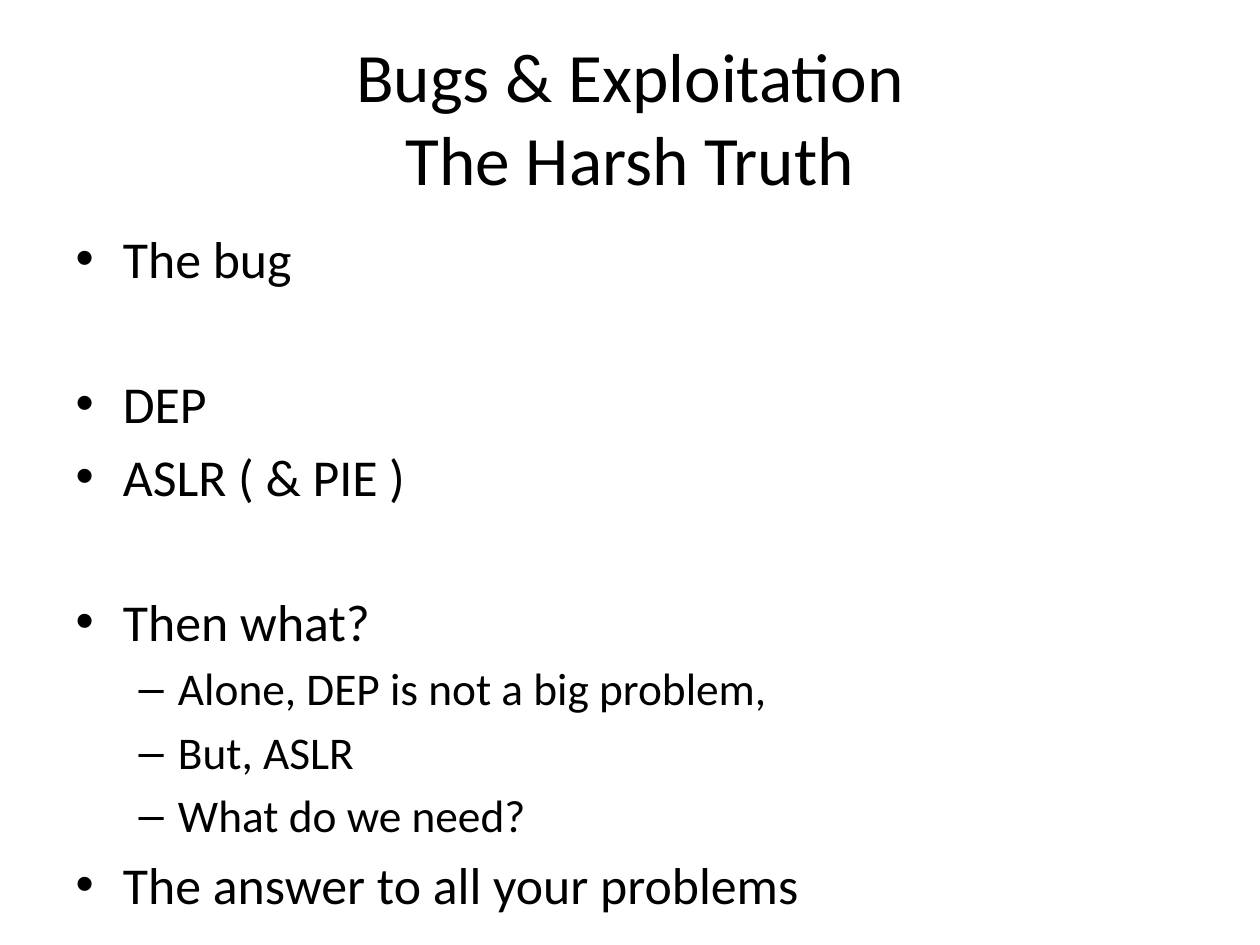
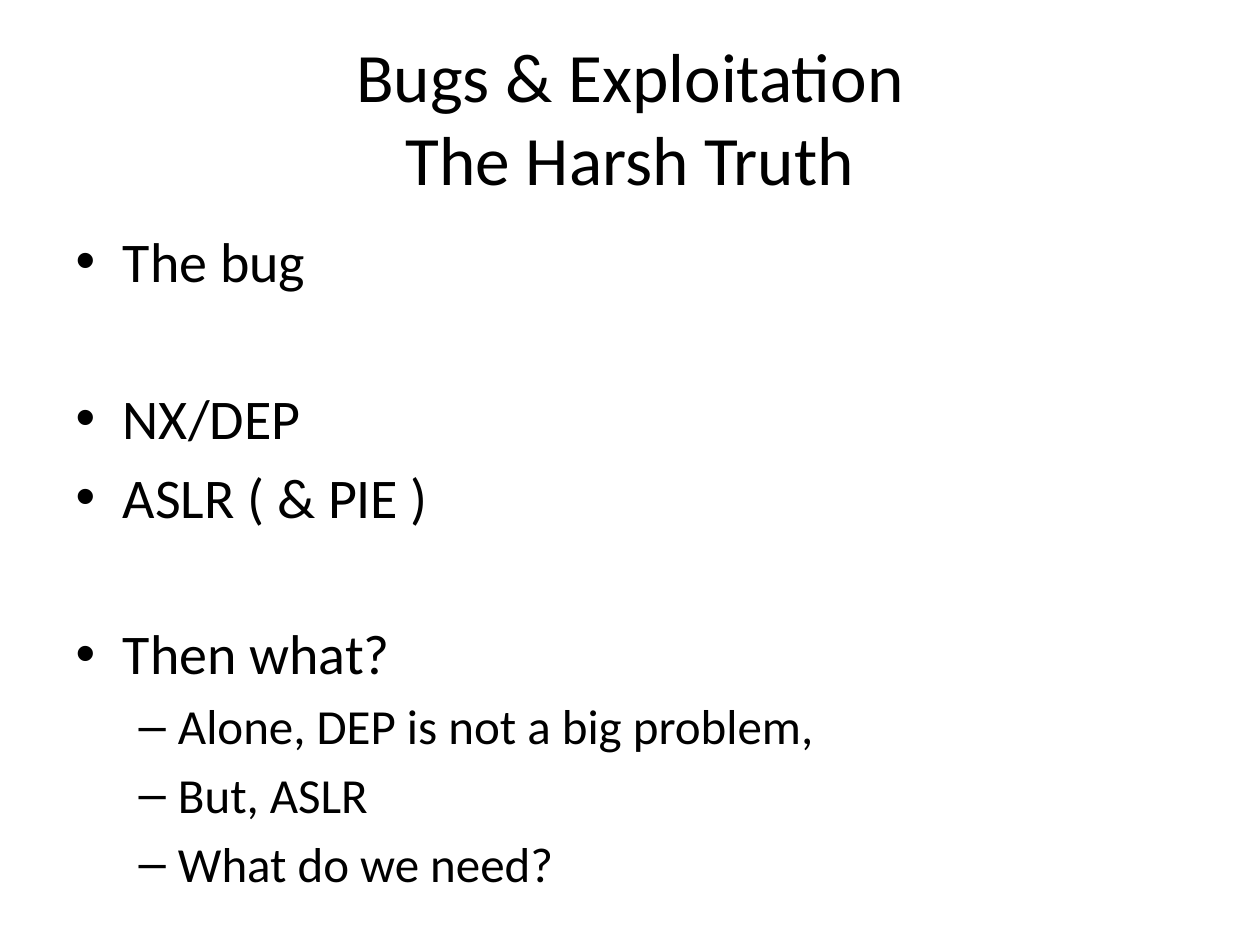
Before and after one commit to m0t/liatioan, a slide deck: slide 2 of slides-2.pptx. Drawn at 1260x945 pixels with LibreOffice and Linux fonts; fonts in the diff are those of the drawing. Boxes give left, top, right and bottom in pixels: in the first picture for what was removed or moved away, otherwise in the second. Text is boxed around its words. In the diff, an @@ line names an element or a change of style, - is before the commit and + after.

```diff
--- a/slides-2.pptx
+++ b/slides-2.pptx
@@ text at bbox=[123, 243, 813, 883]: size 29.6 to 32 pt in "The bug", "ASLR ( & PIE )", "Then what?"; size 25.9 to 28 pt in "Alone, DEP is not a big problem,", "But, ASLR", "What do we need?" @@
@@ text at bbox=[123, 400, 301, 442]: text changed; size 29.6 to 32 pt @@
-• DEP
+• NX/DEP
@@ text at bbox=[123, 868, 798, 913]: paragraph removed @@
-• The answer to all your problems
```
Also in this commit, not shown: 3 other slides changed, 1 other file.
